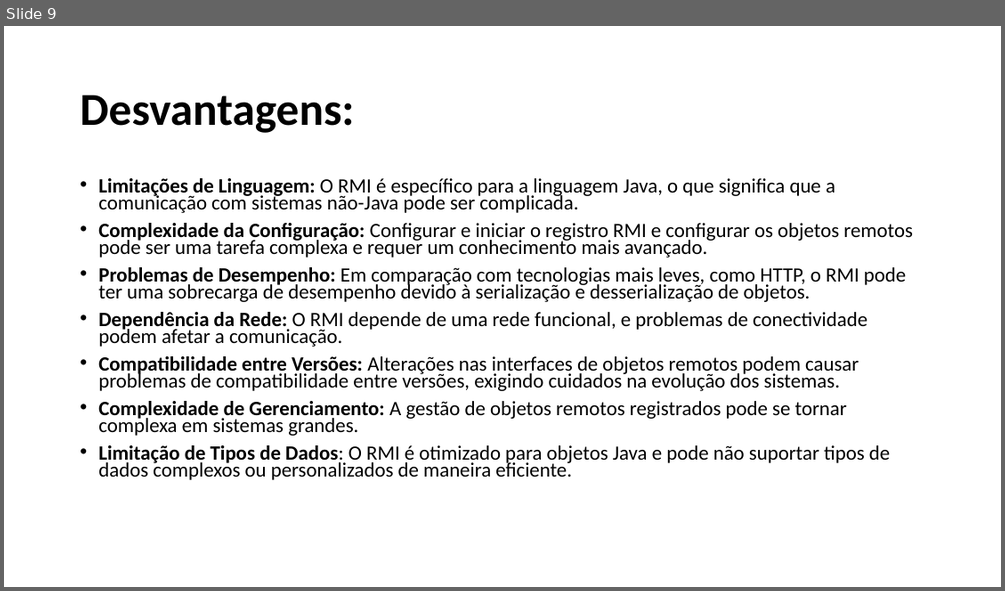
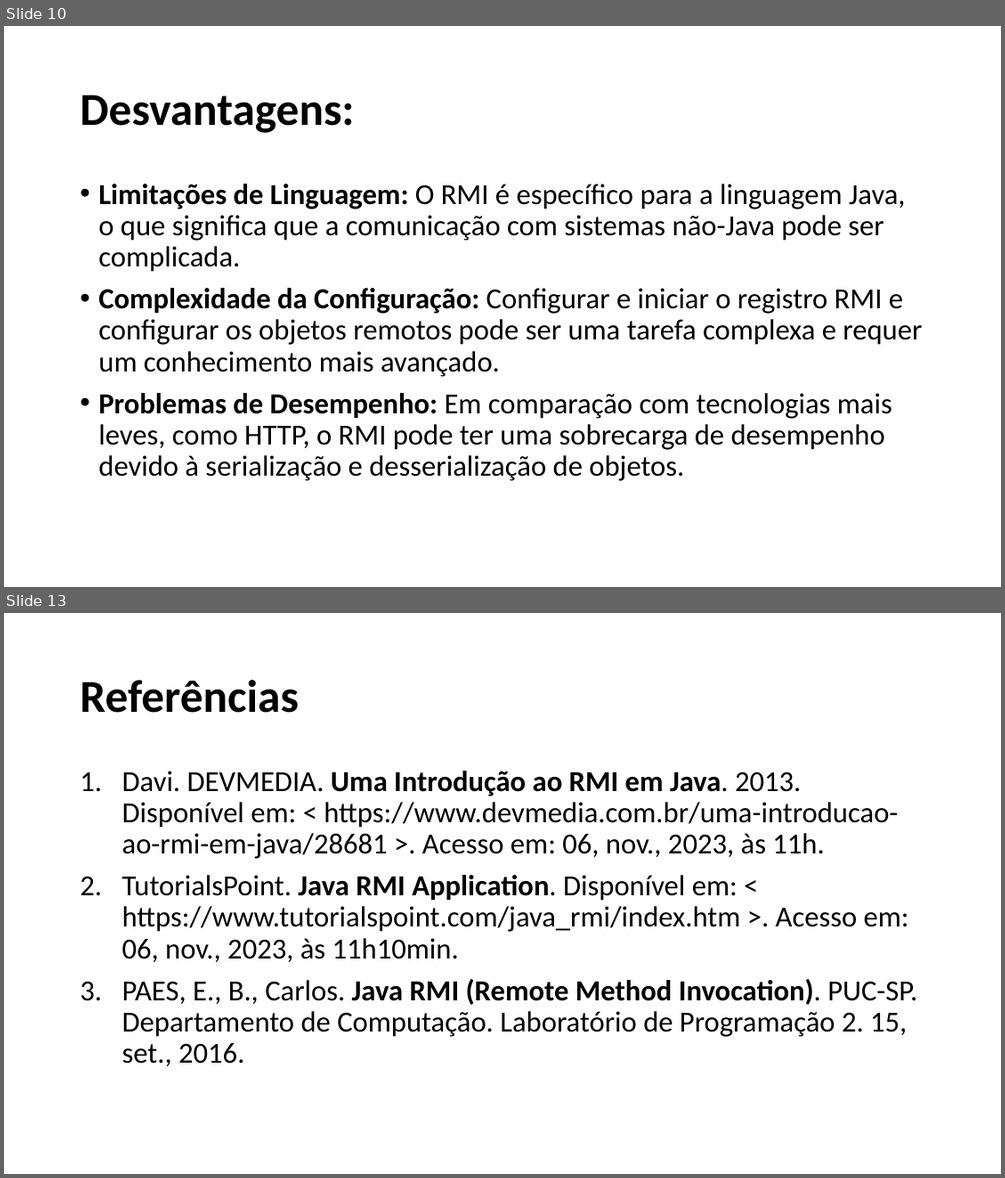
Before and after one commit to NocctisCaelus/PoC_Kaka, a slide deck: Apresentação.pptx. Shown one above the other, each under a label of ours: slide 9 before the commit, slides 10 and 13 after it; the slides between them are not shown. The pictures are 1005x591 and 1005x1178 pixels, drawn with LibreOffice and Linux fonts; fonts in the diff are those of the drawing. Boxes give left, top, right and bottom in pixels: in the first picture for what was removed or moved away, otherwise in the second. Text is boxed around its words. In the diff, an @@ line names an element or a change of style, - is before the commit and + after.

```diff
--- a/Apresentação.pptx
+++ b/Apresentação.pptx
@@ slide 13 added at (4,613,1001,1174), background #FFFFFF @@
@@ title added at (80,680,299,713), 44 pt, text #000000, bold @@
+Referências
@@ text added at (122,771,917,1066), 28 pt, text #000000 @@
+1. Davi. DEVMEDIA. Uma Introdução ao RMI em Java. 2013. Disponível em: < https://www.devmedia.com.br/uma-introducao-ao-rmi-em-java/28681 >. Acesso em: 06, nov., 2023, às 11h.
+2. TutorialsPoint. Java RMI Application. Disponível em: < https://www.tutorialspoint.com/java_rmi/index.htm >. Acesso em: 06, nov., 2023, às 11h10min.
+3. PAES, E., B., Carlos. Java RMI (Remote Method Invocation). PUC-SP. Departamento de Computação. Laboratório de Programação 2. 15, set., 2016.
@@ what was slide 9 is now slide 10 @@
@@ slide 10 changed as well @@
@@ text "Limitações de Linguagem: O RMI ..." at (98,184,922,481): size 19.6 to 28 pt; line spacing 0.7 to 0.9 @@
@@ text at (98,312,890,480): paragraphs removed @@
-• Dependência da Rede: O RMI depende de uma rede funcional, e problemas de conectividade podem afetar a comunicação.
-• Compatibilidade entre Versões: Alterações nas interfaces de objetos remotos podem causar problemas de compatibilidade entre versões, exigindo cuidados na evolução dos sistemas.
-• Complexidade de Gerenciamento: A gestão de objetos remotos registrados pode se tornar complexa em sistemas grandes.
-• Limitação de Tipos de Dados: O RMI é otimizado para objetos Java e pode não suportar tipos de dados complexos ou personalizados de maneira eficiente.
```
Also in this commit, not shown: 7 other slides changed, 3 other slides added, 4 slides removed.
